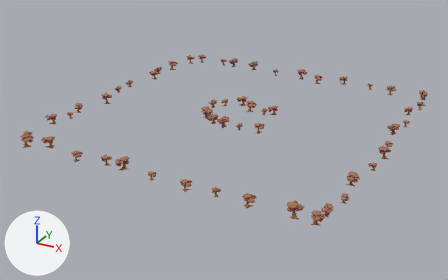
What one commit did to the glTF model assets/Models/vegetation-arbres.glb.
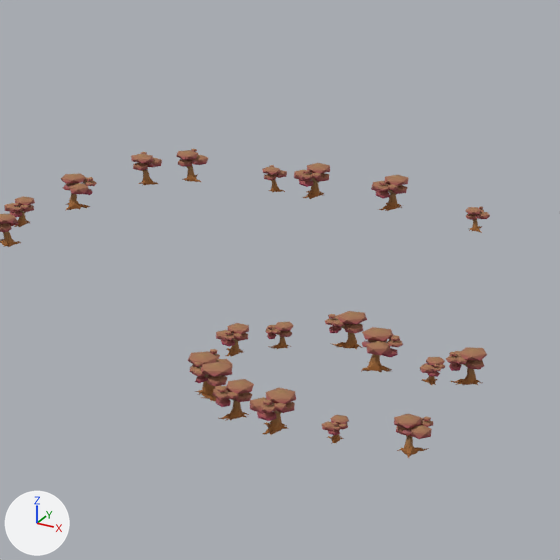
Old and new are each drawn whole from a camera (50 mm lens) standing at (65.0, -407.2, 139.6) and looking at (-100.7, -106.0, -11.1) and again close up on the part from 34% to 66% of the width and 6% to 57% of the height. Arrows for +X, +Y and +Z are at lower left; the lights stay in place. The last two pictures show the newer version. Vertices at exactly the same position are counted once.

Script lines for the objects in view, before the commit:
```python
me_plat = bpy.data.meshes.new('plat')
me_plat.from_pydata(...)  # 19264 vertices, 31528 faces; spans x -192.0..0.0, y -192.0..0.0, z 0.0..7.0
me_plat.materials.append(mat_plat0)  # picture img_image_0
ob_plat = bpy.data.objects.new('plat', me_plat)
ob_plat.location = (0.0, 0.0, 0.0)
```
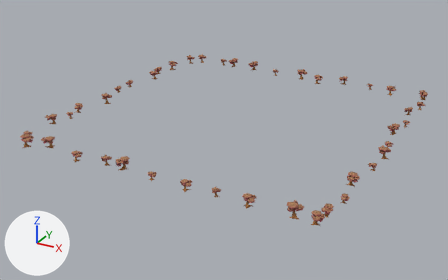
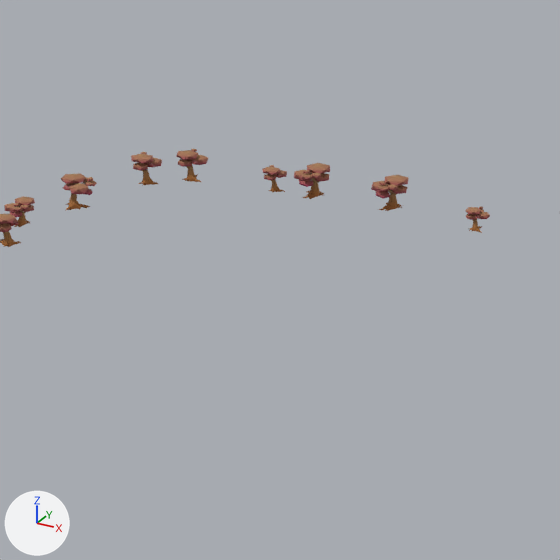
Pixel boxes [x1, y1, x2, y2] of what changed, in the close-ups (560 x 560 px):
'plat', reshaped: before [0, 149, 490, 458]; after [0, 149, 490, 247]
part 1 of me_plat, deleted (brown): before [188, 311, 487, 458]

The change, as a list of edits to the scene's bpy script:
```text
Change me_plat:
    used by ob_plat; location = (0.0, 0.0, 0.0)
    remove me_plat.from_pydata(...)  # 19264 vertices, 31528 faces; spans x -192.0..0.0, y -192.0..0.0, z 0.0..7.0
    add me_plat.from_pydata(...)  # 15136 vertices, 24772 faces; spans x -192.0..0.0, y -192.0..0.0, z 0.0..7.0
    me_plat part 1: 228 loose pieces with 4128 vertices, spanning x -122.0..-72.0, y -117.0..-72.0, z 0.0..7.0, are deleted
```
